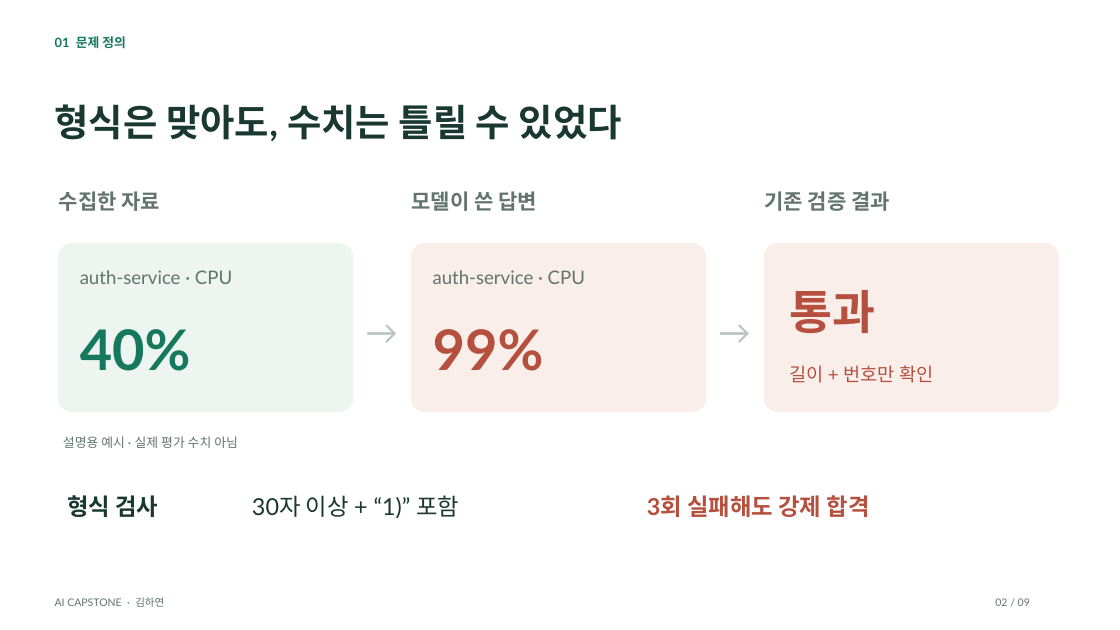
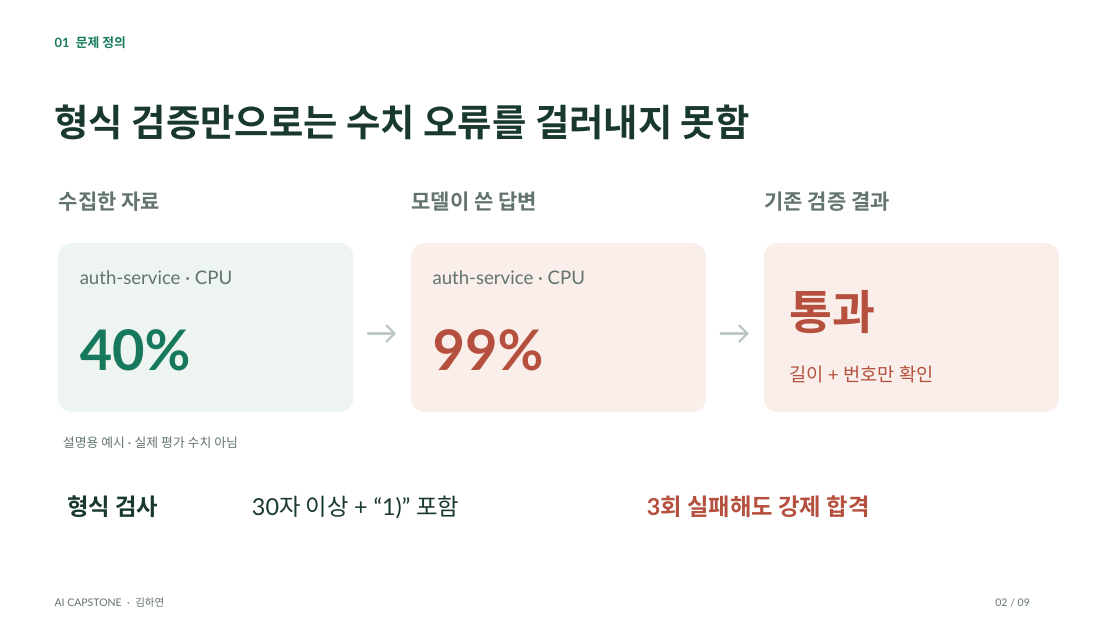
Before and after one commit to gkyeon/ai-capstone-gkyeon, a slide deck: slide 2 of submission/AI_Capstone_발표.pptx. Drawn at 1120x630 pixels with LibreOffice and Linux fonts; fonts in the diff are those of the drawing. Boxes give left, top, right and bottom in pixels: in the first picture for what was removed or moved away, otherwise in the second. Text is boxed around its words. In the diff, an @@ line names an element or a change of style, - is before the commit and + after.

```diff
--- a/submission/AI_Capstone_발표.pptx
+++ b/submission/AI_Capstone_발표.pptx
@@ text at bbox=[55, 104, 750, 140]: text changed @@
-형식은 맞아도, 수치는 틀릴 수 있었다
+형식 검증만으로는 수치 오류를 걸러내지 못함
```
Also in this commit, not shown: 7 other slides changed, 1 other file.
